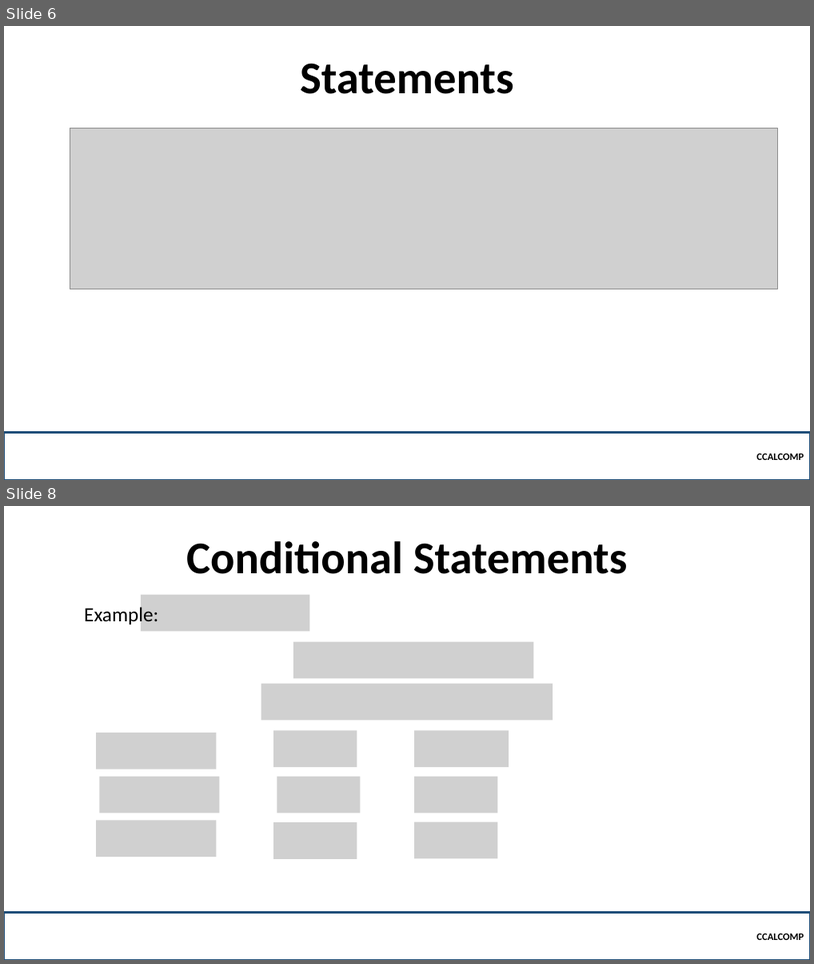
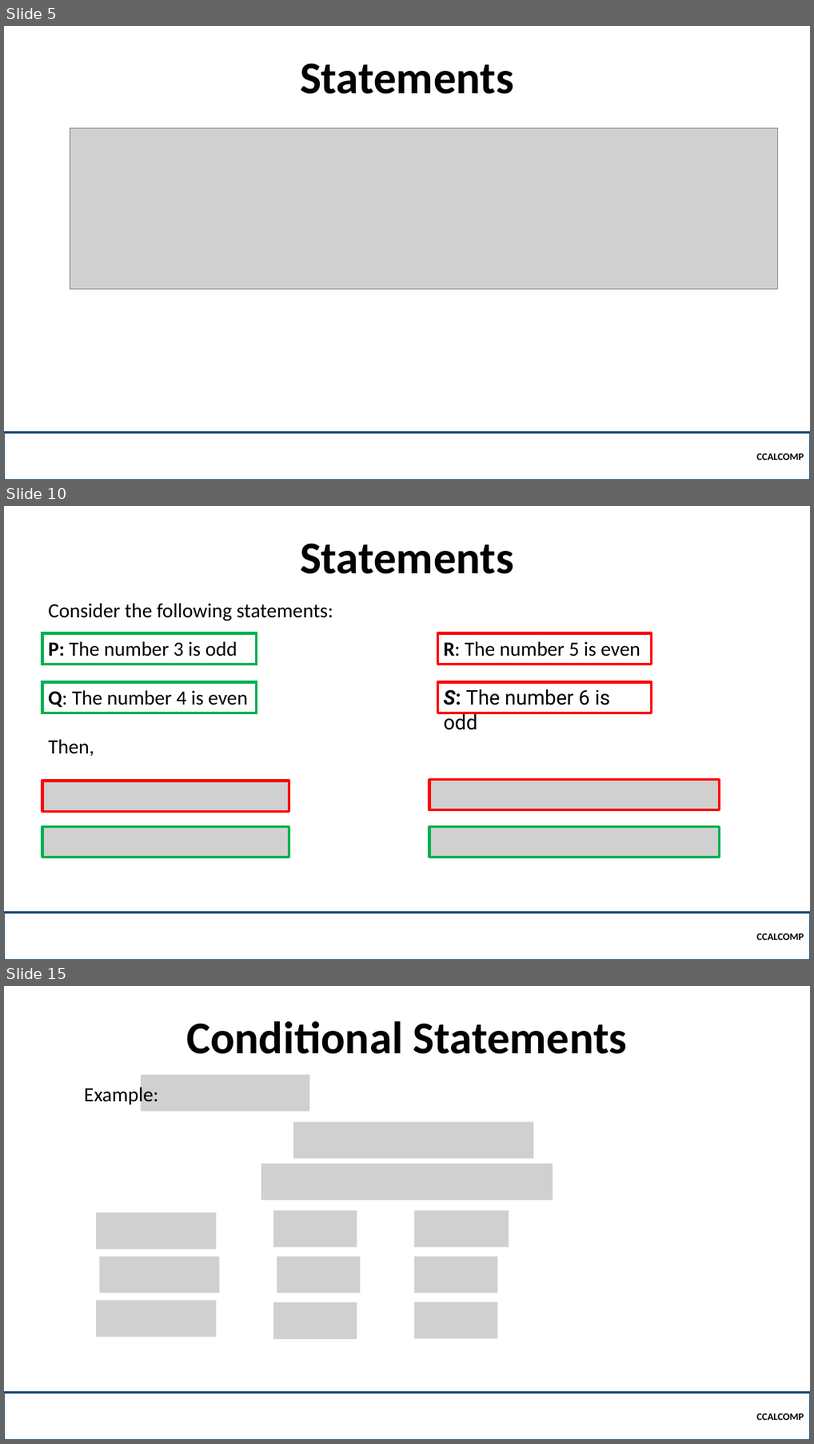
Before and after one commit to robitussin/CCALCOMP, a slide deck: Week 3 - Proofs/Logic.pptx. Shown one above the other, each under a label of ours: slides 6 and 8 before the commit, slides 5, 10 and 15 after it; the slides between them are not shown. The pictures are 814x964 and 814x1444 pixels, drawn with LibreOffice and Linux fonts; fonts in the diff are those of the drawing; grey boxes stand for pictures; background and template pictures are left out. Boxes give left, top, right and bottom in pixels: in the first picture for what was removed or moved away, otherwise in the second. Text is boxed around its words. In the diff, an @@ line names an element or a change of style, - is before the commit and + after.

```diff
--- a/Week 3 - Proofs/Logic.pptx
+++ b/Week 3 - Proofs/Logic.pptx
@@ slide 10 added at bbox=[4, 506, 810, 960], background picture (left out) @@
@@ title added at bbox=[300, 544, 514, 574], 54 pt, text #000000, bold @@
+Statements
@@ text added at bbox=[48, 603, 334, 621], 24 pt, text #000000 @@
+Consider the following statements:
@@ rectangle added at bbox=[42, 633, 256, 664], fill #FFFFFF, outline #00B050 3 pt, 24 pt, text #000000 @@
+P: The number 3 is odd
@@ rectangle added at bbox=[438, 633, 652, 664], outline #FF0000 3 pt, 24 pt, text #000000 @@
+R: The number 5 is even
@@ rectangle added at bbox=[42, 682, 256, 712], fill #FFFFFF, outline #00B050 3 pt, 24 pt, text #000000 @@
+Q: The number 4 is even
@@ rectangle added at bbox=[438, 682, 652, 712], outline #FF0000 3 pt, 24 pt, text #000000 @@
+S: The number 6 is odd
@@ text added at bbox=[48, 739, 94, 756], 24 pt, text #000000 @@
+Then,
@@ picture added at bbox=[42, 780, 290, 811] @@
@@ picture added at bbox=[430, 780, 720, 810] @@
@@ picture added at bbox=[42, 826, 290, 856] @@
@@ picture added at bbox=[430, 826, 720, 856] @@
@@ rectangle added at bbox=[4, 912, 810, 960], outline #1F4E79 2.25 pt, 12 pt, text #000000, bold @@
+CCALCOMP
@@ what was slide 6 is now slide 5 @@
@@ what was slide 8 is now slide 15 @@
```
Also in this commit, not shown: 7 slides changed, 10 other slides added, 1 other file.
